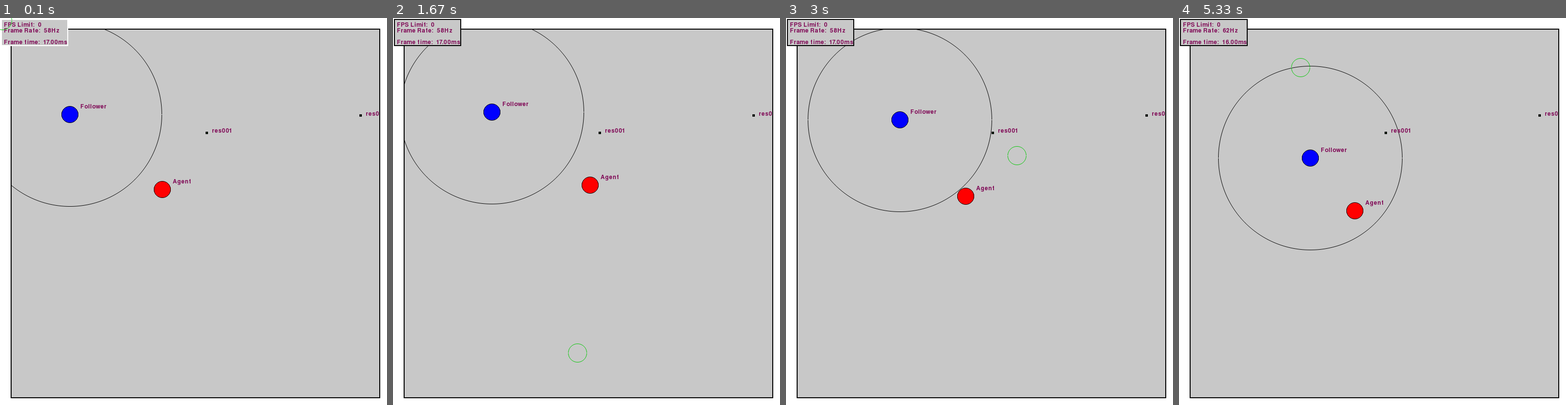
Above: before the commit, frames 1-4 (left to right).
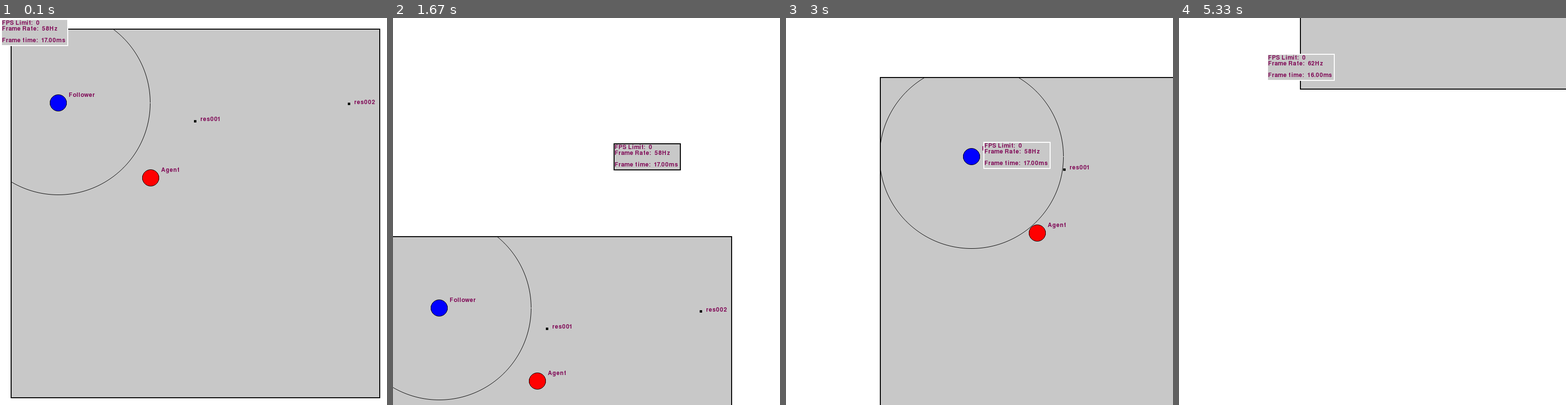
Above: after the commit, the same moments.

Repository: raphaelpaiva/py_creatures
Game: pygame game, started from main.py
The game is run twice, just before and just after one commit, with the same random seed, the same clock (stepped at 60 frames per second) and the same inputs.
Inputs (mouse positions are in pixels of both pictures, inside the frame that each line leads up to):
- Up to frame 1 (0.1 s): no input
- Up to frame 2 (1.67 s): press the mouse at (427, 33) at 0.37 s; move the mouse to (497, 68) at 0.47 s; release the mouse at (571, 107) at 0.6 s; press the mouse at (663, 254) at 0.7 s; move the mouse to (555, 288) at 0.8 s; release the mouse at (451, 323) at 0.93 s; press the mouse at (571, 107) at 1.03 s; move the mouse to (609, 130) at 1.13 s; release the mouse at (648, 157) at 1.27 s; press the mouse at (547, 288) at 1.37 s; move the mouse to (563, 319) at 1.47 s; release the mouse at (578, 350) at 1.6 s
- Up to frame 3 (3 s): press the mouse at (956, 319) at 1.7 s; move the mouse to (894, 261) at 1.8 s; release the mouse at (836, 199) at 1.93 s; press the mouse at (894, 261) at 2.03 s; move the mouse to (991, 304) at 2.13 s; release the mouse at (1087, 350) at 2.27 s; press the mouse at (998, 304) at 2.37 s; move the mouse to (1037, 242) at 2.47 s; release the mouse at (1076, 176) at 2.6 s; press the mouse at (1041, 157) at 2.7 s; move the mouse to (1029, 157) at 2.8 s; release the mouse at (1018, 157) at 2.93 s
- Up to frame 4 (5.33 s): press the mouse at (1411, 157) at 3.03 s; move the mouse to (1333, 184) at 3.13 s; release the mouse at (1256, 215) at 3.27 s; press the mouse at (1256, 215) at 3.37 s; move the mouse to (1283, 273) at 3.47 s; release the mouse at (1306, 335) at 3.6 s; press the mouse at (1306, 335) at 3.7 s; move the mouse to (1364, 300) at 3.8 s; release the mouse at (1418, 265) at 3.93 s; press the mouse at (1418, 265) at 4.03 s; move the mouse to (1368, 312) at 4.13 s; release the mouse at (1318, 358) at 4.27 s; press the mouse at (1364, 343) at 4.37 s; move the mouse to (1434, 207) at 4.47 s; release the mouse at (1504, 72) at 4.6 s; press the mouse at (1318, 358) at 4.7 s; move the mouse to (1411, 312) at 4.8 s; release the mouse at (1500, 269) at 4.93 s; press the mouse at (1500, 269) at 5.03 s; move the mouse to (1399, 168) at 5.13 s; release the mouse at (1298, 68) at 5.27 s

The runs differ from the first frame. In frame 1, 1.5% of the frame differs, in the area x 0-98%, y 0-49%; in frame 2, 59%; in frame 3, 35%; in frame 4, 84%, in the area x 0-100%, y 0-99%.

Commit message:
Moving Widgets!

Diff:
--- a/creatures/primitives.py
+++ b/creatures/primitives.py
@@ -65,6 +65,9 @@
   def as_tuple(self) -> Tuple[float, float]:
     return (self.x, self.y)
 
+  def copy(self) -> Vector:
+    return Vector(self.x, self.y)
+
   def __eq__(self, __o: object) -> bool:
     return isinstance(__o, Vector) and ( isclose(self.x, __o.x, rel_tol=1e-1) and isclose(self.y, __o.y, rel_tol=1e-1))
 
--- a/creatures/render_system/aux_types.py
+++ b/creatures/render_system/aux_types.py
@@ -1,5 +1,4 @@
 from collections import namedtuple
 
-UIPosition = namedtuple('UIPosition', ['x', 'y'])
 UISize     = namedtuple('UISize', ['width', 'height'])
 UIColor    = namedtuple('ScreenColor', ['r', 'g', 'b'])
--- a/creatures/render_system/constants.py
+++ b/creatures/render_system/constants.py
@@ -1,4 +1,5 @@
-from creatures.render_system.aux_types import UIColor, UIPosition, UISize
+from creatures.primitives import Vector
+from creatures.render_system.aux_types import UIColor, UISize
 
 
 SCREEN_WIDTH  = 800
@@ -6,7 +7,7 @@
 ZOOM_LEVEL    = 0.95
 BORDER_WIDTH  = 2
 WORLD_MARGIN  = 5
-ORIGIN        = UIPosition(0, 0)
+ORIGIN        = Vector(0, 0)
 DEFAULT_SIZE  = UISize(SCREEN_WIDTH, SCREEN_HEIGHT)
 
 FPS_LIMIT = 0
--- a/creatures/render_system/render_system.py
+++ b/creatures/render_system/render_system.py
@@ -12,7 +12,7 @@
 from creatures.world import World
 
 from .constants import (FPS_LIMIT, GREEN, SCREEN_HEIGHT, SCREEN_WIDTH, WHITE,
-                        ZOOM_LEVEL, UIPosition, UISize)
+                        ZOOM_LEVEL, UISize)
 from .stats import Stats
 from .text_widget import TextWidget
 from .widget import Widget
@@ -69,7 +69,6 @@
     for widget in self.widgets:
       widget.render()
 
-    self.draw_cursor()
     pg.display.update()
 
   def draw_cursor(self):
--- a/creatures/render_system/text_widget.py
+++ b/creatures/render_system/text_widget.py
@@ -1,12 +1,13 @@
 from typing import List
 import pygame as pg
-from creatures.render_system.aux_types import UIColor, UIPosition, UISize
+from . import render_system
+from creatures.render_system.aux_types import UIColor, UISize
 from creatures.render_system.constants import BACKGROUND_GREY, BLACK, BORDER_WIDTH, DEFAULT_SIZE, NICE_COLOR, ORIGIN, WHITE
 from creatures.render_system.widget import Widget
 from creatures.primitives import Vector
 
 class TextWidget(Widget):
-  def __init__(self, surface: pg.Surface, text: str, font: pg.font.Font, position: UIPosition = ORIGIN, size: UISize = DEFAULT_SIZE, background_color: UIColor = BACKGROUND_GREY, border_width: int = BORDER_WIDTH, border_color: UIColor = BLACK, margin: int = BORDER_WIDTH) -> None:
+  def __init__(self, surface: pg.Surface, text: str, font: pg.font.Font, position: Vector = ORIGIN, size: UISize = DEFAULT_SIZE, background_color: UIColor = BACKGROUND_GREY, border_width: int = BORDER_WIDTH, border_color: UIColor = BLACK, margin: int = BORDER_WIDTH) -> None:
     self.font = font
     self.width = 0
 
@@ -29,7 +30,7 @@
       return new_size
 
   def update(self):
-    text_surface_position = Vector(*self.position)
+    text_surface_position = Vector(0,0)
 
     for index, text_surface in enumerate(self.text_surfaces):
       text_surface_position += Vector(0, index * self.font.get_height())
--- a/creatures/render_system/widget.py
+++ b/creatures/render_system/widget.py
@@ -1,13 +1,15 @@
 import pygame as pg
+
+from creatures.primitives import Vector
 from . import render_system
-from creatures.render_system.aux_types import UIColor, UIPosition, UISize
+from creatures.render_system.aux_types import UIColor, UISize
 from creatures.render_system.constants import BACKGROUND_GREY, BLACK, BORDER_WIDTH, DEFAULT_SIZE, ORIGIN, WHITE
 
 
 class Widget(object):
   def __init__(self,
     parent:           pg.Surface,
-    position:         UIPosition = ORIGIN,
+    position:         Vector = ORIGIN,
     size:             UISize     = DEFAULT_SIZE,
     background_color: UIColor    = BACKGROUND_GREY,
     border_width:     int        = BORDER_WIDTH,
@@ -22,7 +24,7 @@
     self.margin           = margin
     layout_offset         = self.margin + self.border_width
 
-    self.position         = UIPosition(layout_offset + position.x, layout_offset + position.y)
+    self._position         = Vector(layout_offset + position.x, layout_offset + position.y)
     self.surface          = pg.Surface(size)
     self.rect             = self.surface.get_rect()
 
@@ -32,6 +34,10 @@
       self.rect.width  + 2 * self.border_width,
       self.rect.height + 2 * self.border_width
     )
+
+    self.moving   = False
+    self.hovering = False
+    self.movable  = True
 
   def render(self):
     pg.draw.rect(
@@ -45,13 +51,22 @@
 
     self.update()
     if self.border_rect.collidepoint((render_system.mouse.position.x, render_system.mouse.position.y)):
+      self.hovering = True
       self.on_hover()
+    else:
+      self.hovering = False
 
-    self.parent.blit(self.surface, self.position)
+    if self.moving:
+      self.position += render_system.mouse.relative_movement
+
+    self.parent.blit(self.surface, self.position.as_tuple())
 
   def update(self): pass
-  def on_mouse_up(self): pass
-  def on_mouse_down(self): pass
+  def on_mouse_up(self):
+    self.moving = False
+  def on_mouse_down(self):
+    if self.hovering and self.movable:
+      self.moving = True
   def on_hover(self):
     pg.draw.rect(
       self.parent,
@@ -61,8 +76,23 @@
     )
 
   @classmethod
-  def center_in_surface(cls, surface: pg.surface, size: UISize) -> UIPosition:
-    return UIPosition(
+  def center_in_surface(cls, surface: pg.surface, size: UISize) -> Vector:
+    return Vector(
       0.5 * (surface.get_width()  - size.width),
       0.5 * (surface.get_height() - size.height)
     )
+
+  @property
+  def position(self):
+    return self._position
+
+  @position.setter
+  def position(self, new_position: Vector):
+    self._position = new_position
+    self.rect = self.surface.get_rect()
+    self.border_rect  = pg.rect.Rect(
+      self.position.x + self.rect.left - self.border_width,
+      self.position.y + self.rect.top  - self.border_width,
+      self.rect.width  + 2 * self.border_width,
+      self.rect.height + 2 * self.border_width
+    )
--- a/creatures/render_system/world_widget.py
+++ b/creatures/render_system/world_widget.py
@@ -5,7 +5,7 @@
 from creatures.render_system.graphics import SimpleGraphicComponent
 from creatures.primitives import Vector
 
-from creatures.render_system.aux_types import UIColor, UIPosition, UISize
+from creatures.render_system.aux_types import UIColor, UISize
 from creatures.render_system.constants import BACKGROUND_GREY, BLACK, BORDER_WIDTH, DEFAULT_SIZE, GREEN, NICE_COLOR, ORIGIN, WHITE
 from creatures.render_system.widget import Widget
 from creatures.world import World
@@ -17,7 +17,7 @@
     world: World,
     scale: float,
     font: pg.font.Font,
-    position: UIPosition      = ORIGIN,
+    position: Vector      = ORIGIN,
     size: UISize              = DEFAULT_SIZE,
     background_color: UIColor = BACKGROUND_GREY,
     border_width: int         = BORDER_WIDTH,
@@ -48,6 +48,7 @@
       'top': self.top_layer
     }
     self.graphics: List[SimpleGraphicComponent] = [e.get_component(SimpleGraphicComponent) for e in sorted(self.world.entities(), key=lambda e: e.size, reverse=True)]
+    #self.movable = False
 
   def update(self):
     self.graphics = [e.get_component(SimpleGraphicComponent) for e in sorted(self.world.entities(), key=lambda e: e.size, reverse=True)]
@@ -60,6 +61,7 @@
     self._set_hover()
 
   def on_mouse_up(self):
+    super().on_mouse_up()
     if self.hover:
       self.hover.toggle_selected()
 
@@ -68,7 +70,7 @@
 
     for graphic in self.graphics:
       graphic_size = graphic.size * self.scale - graphic.border_width
-      graphic_pos = graphic.position * self.scale + self.position
+      graphic_pos = graphic.position * self.scale#  + self.position
       if ( (graphic_pos - mouse_position).size() <= graphic_size ):
         self.hover = graphic
         if render_system.mouse.is_up:
@@ -81,7 +83,7 @@
   def _render_top_layer(self):
     for graphic in self.graphics:
       size = graphic.size * self.scale - graphic.border_width
-      graphic_pos = graphic.position * self.scale + self.position
+      graphic_pos = graphic.position * self.scale#  + self.position
 
       if graphic.text:
         text_offset = Vector(5 + size, -1 * size - 5)
@@ -101,7 +103,7 @@
   def _render_middle_layer(self):
     for graphic in self.graphics:
       graphic_size = graphic.size * self.scale - graphic.border_width
-      graphic_pos = graphic.position * self.scale + self.position
+      graphic_pos = graphic.position * self.scale#  + self.position
 
       if self.hover is graphic or graphic.selected:
         graphic_color = WHITE
@@ -149,7 +151,7 @@
 
   def _render_bottom_layer(self):
     for graphic in self.graphics:
-      graphic_pos  = graphic.position * self.scale + self.position
+      graphic_pos  = graphic.position * self.scale#  + self.position
 
       if 'sensor_radius' in graphic.entity.properties:
         graphic_size = graphic.entity.properties['sensor_radius'] * self.scale
